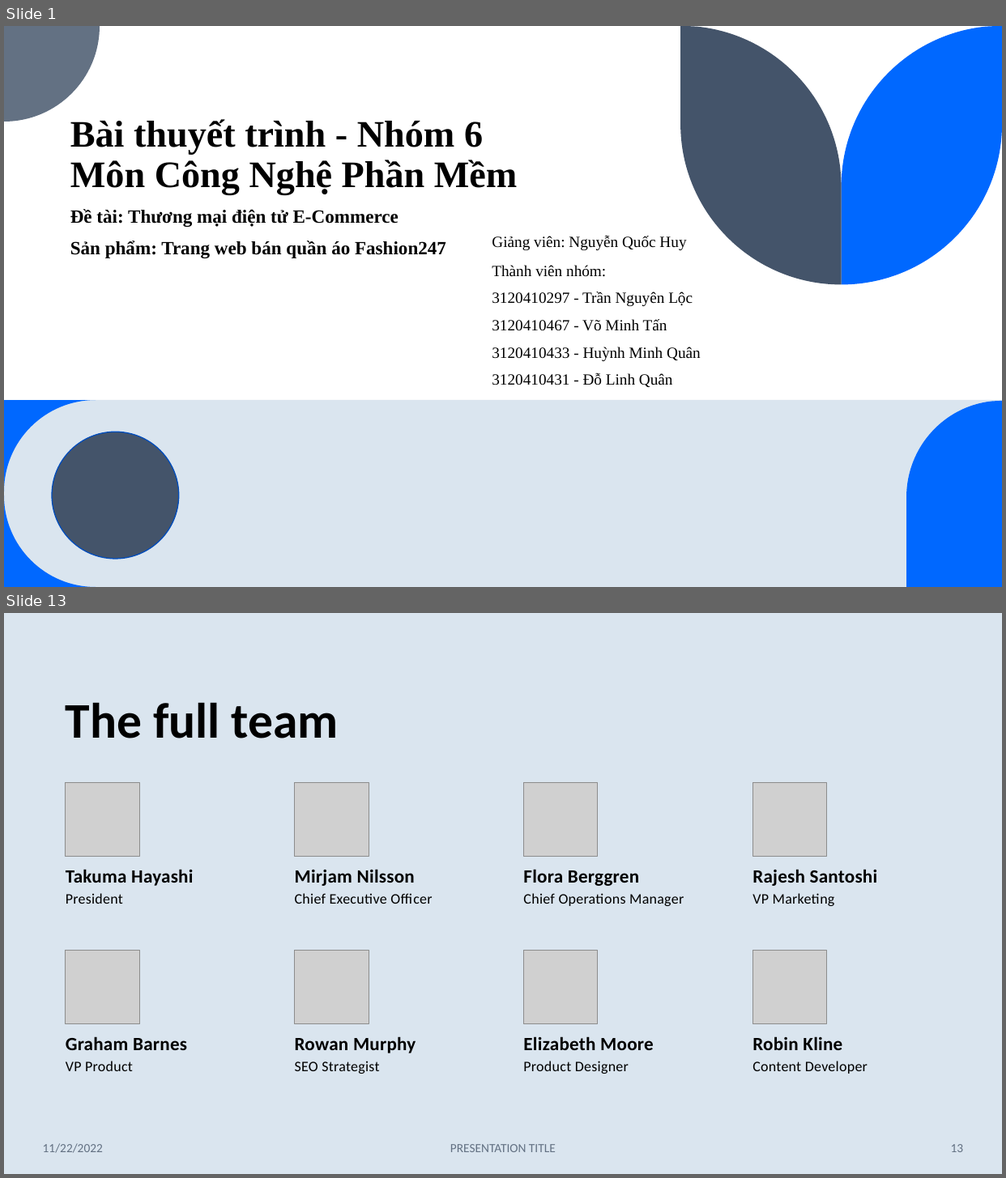
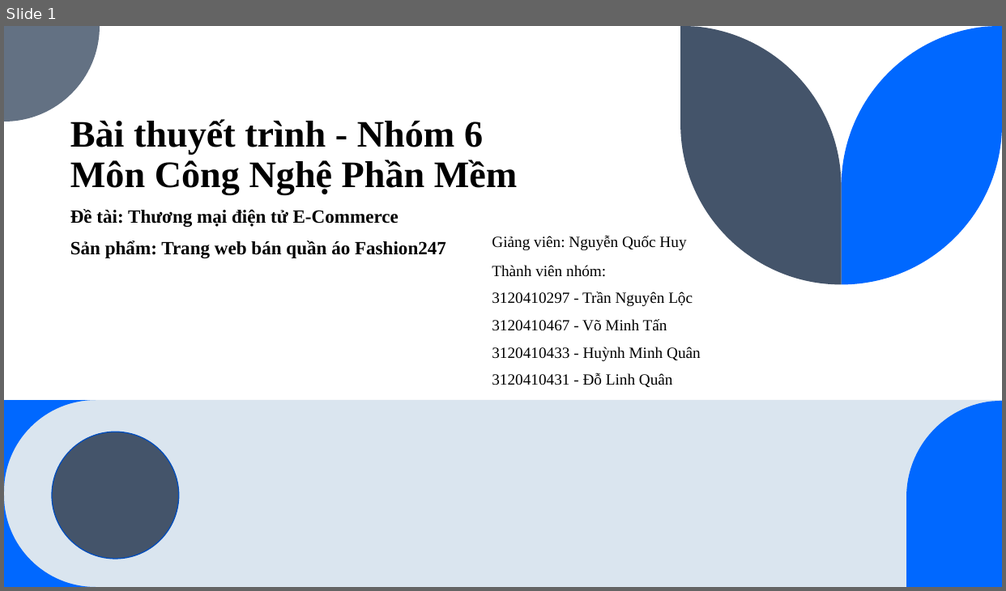
Before and after one commit to EdgarIgnite16/SGU-Course, a slide deck: Nam3_HK1/CNPM_SoftTech/N6_ECommerce_Fashion247.pptx. Shown one above the other, each under a label of ours: slides 1 and 13 before the commit, slide 1 after it; the slides between them are not shown. The pictures are 1006x1178 and 1006x591 pixels, drawn with LibreOffice and Linux fonts; fonts in the diff are those of the drawing; grey boxes stand for pictures. Boxes give left, top, right and bottom in pixels: in the first picture for what was removed or moved away, otherwise in the second. Text is boxed around its words. In the diff, an @@ line names an element or a change of style, - is before the commit and + after.

```diff
--- a/Nam3_HK1/CNPM_SoftTech/N6_ECommerce_Fashion247.pptx
+++ b/Nam3_HK1/CNPM_SoftTech/N6_ECommerce_Fashion247.pptx
@@ slide 13 removed at (x1=4, y1=613, x2=1002, y2=1174), background #DAE5EF @@
@@ title removed at (x1=66, y1=702, x2=339, y2=739) @@
-The full team
@@ picture removed at (x1=66, y1=782, x2=139, y2=856) @@
@@ picture removed at (x1=295, y1=782, x2=368, y2=856) @@
@@ picture removed at (x1=523, y1=782, x2=598, y2=856) @@
@@ picture removed at (x1=752, y1=782, x2=827, y2=856) @@
@@ text removed at (x1=66, y1=869, x2=193, y2=886) @@
-Takuma Hayashi
@@ text removed at (x1=295, y1=869, x2=415, y2=886) @@
-Mirjam Nilsson
@@ text removed at (x1=523, y1=869, x2=639, y2=886) @@
-Flora Berggren
@@ text removed at (x1=752, y1=869, x2=878, y2=886) @@
-Rajesh Santoshi
@@ text removed at (x1=66, y1=893, x2=123, y2=904) @@
-President
@@ text removed at (x1=295, y1=893, x2=432, y2=904) @@
-Chief Executive Officer
@@ text removed at (x1=523, y1=893, x2=684, y2=906) @@
-Chief Operations Manager
@@ text removed at (x1=752, y1=893, x2=835, y2=906) @@
-VP Marketing
@@ picture removed at (x1=66, y1=950, x2=139, y2=1024) @@
@@ picture removed at (x1=295, y1=950, x2=368, y2=1024) @@
@@ picture removed at (x1=523, y1=950, x2=598, y2=1024) @@
@@ picture removed at (x1=752, y1=950, x2=827, y2=1024) @@
@@ text removed at (x1=66, y1=1037, x2=187, y2=1050) @@
-Graham Barnes
@@ text removed at (x1=295, y1=1037, x2=415, y2=1054) @@
-Rowan Murphy
@@ text removed at (x1=523, y1=1037, x2=654, y2=1050) @@
-Elizabeth Moore
@@ text removed at (x1=752, y1=1037, x2=842, y2=1050) @@
-Robin Kline
@@ text removed at (x1=66, y1=1061, x2=133, y2=1071) @@
-VP Product
@@ text removed at (x1=295, y1=1061, x2=379, y2=1074) @@
-SEO Strategist
@@ text removed at (x1=523, y1=1061, x2=629, y2=1074) @@
-Product Designer
@@ text removed at (x1=752, y1=1061, x2=867, y2=1074) @@
-Content Developer
@@ text removed at (x1=43, y1=1144, x2=103, y2=1153) @@
-11/22/2022
@@ text removed at (x1=450, y1=1144, x2=556, y2=1152) @@
-PRESENTATION TITLE
@@ page number removed at (x1=951, y1=1144, x2=964, y2=1152) @@
-13
```
Also in this commit, not shown: 5 slides changed, 14 slides added, 12 other slides removed, 3 other files.
